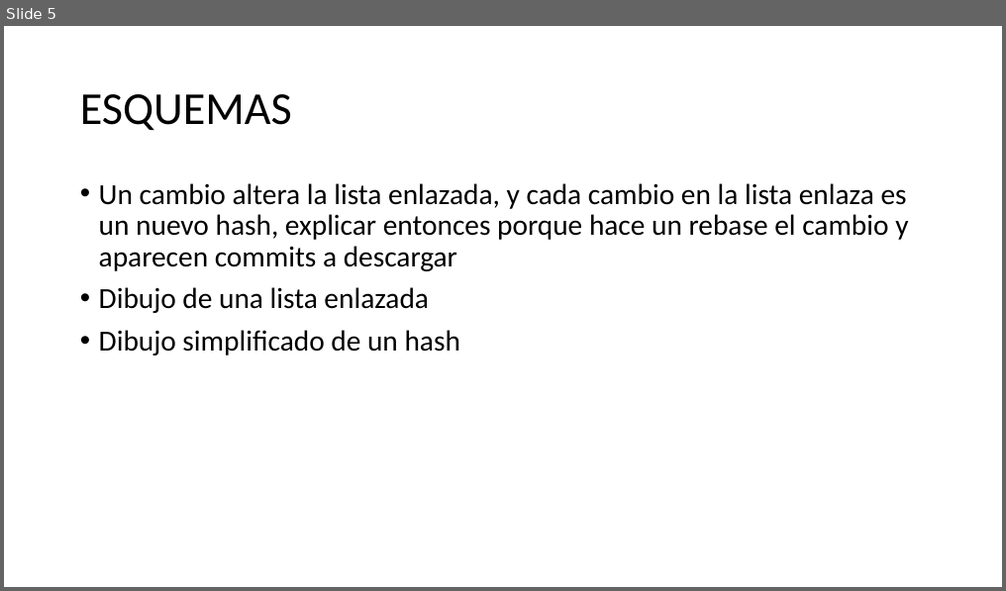
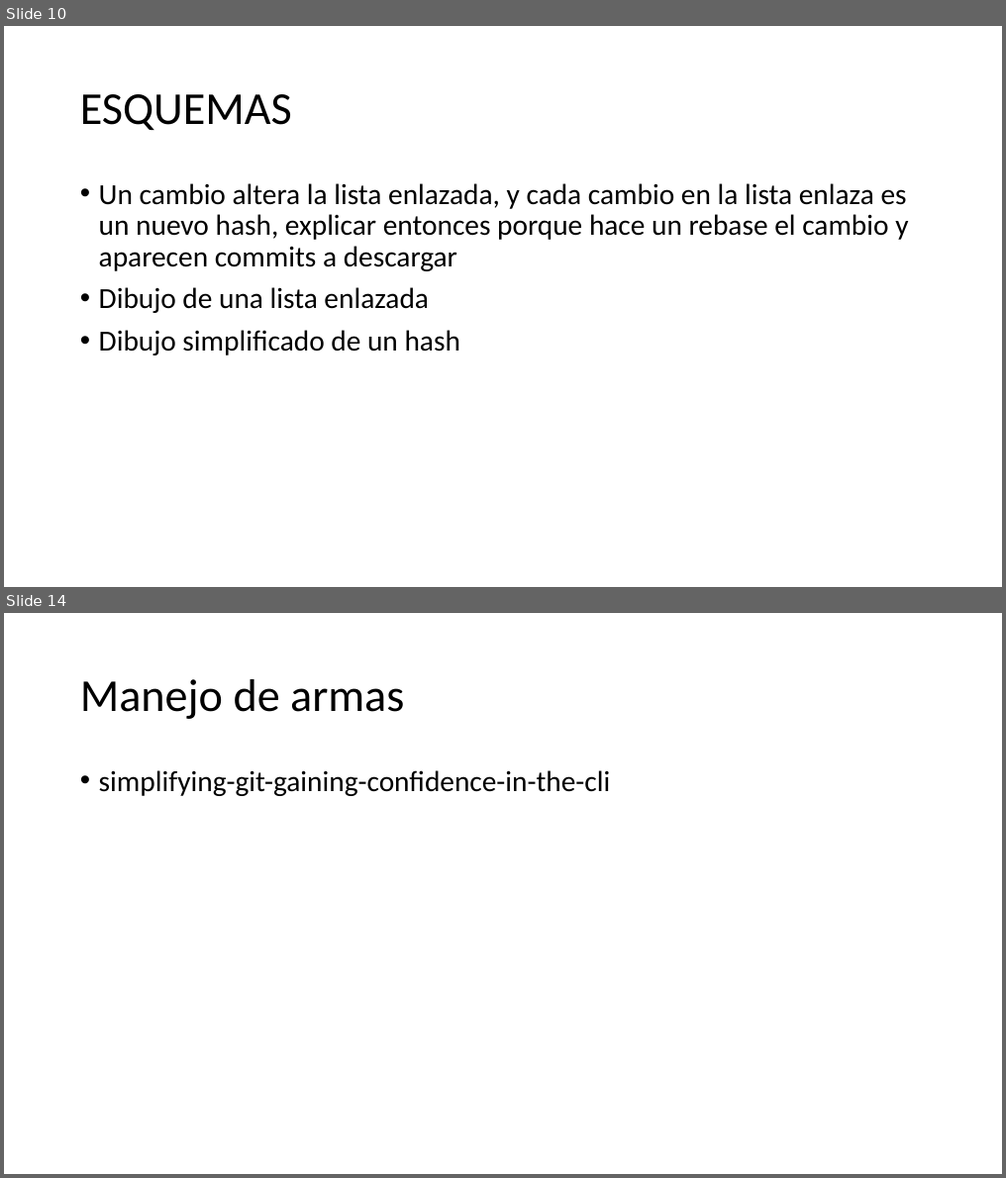
Before and after one commit to jofaval/talks-about, a slide deck: simplifying-git/fear-the-cli-no-more/simplifying-git-fear-the-cli-no-more.slides.es.pptx. Shown one above the other, each under a label of ours: slide 5 before the commit, slides 10 and 14 after it; the slides between them are not shown. The pictures are 1006x591 and 1006x1178 pixels, drawn with LibreOffice and Linux fonts; fonts in the diff are those of the drawing. Boxes give left, top, right and bottom in pixels: in the first picture for what was removed or moved away, otherwise in the second. Text is boxed around its words. In the diff, an @@ line names an element or a change of style, - is before the commit and + after.

Commit message:
feat(simplifying-git): fear not the cli

```diff
--- a/simplifying-git/fear-the-cli-no-more/simplifying-git-fear-the-cli-no-more.slides.es.pptx
+++ b/simplifying-git/fear-the-cli-no-more/simplifying-git-fear-the-cli-no-more.slides.es.pptx
@@ slide 14 added at box(4, 613, 1002, 1174), background #FFFFFF @@
@@ title added at box(80, 679, 404, 719), 44 pt, text #000000 @@
+Manejo de armas
@@ text added at box(99, 770, 611, 796), 28 pt, text #000000 @@
+• simplifying-git-gaining-confidence-in-the-cli
@@ what was slide 5 is now slide 10 @@
```
Also in this commit, not shown: 2 slides changed, 9 other slides added, 1 other file.
